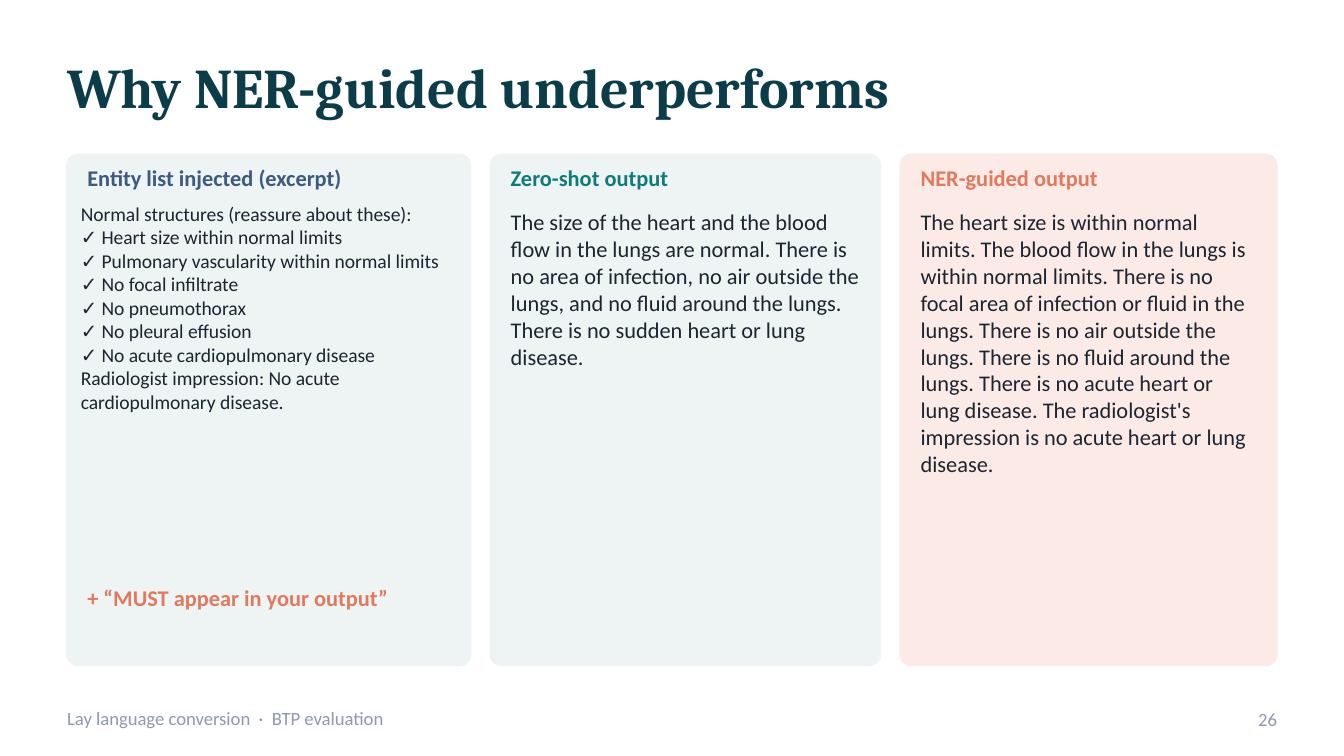
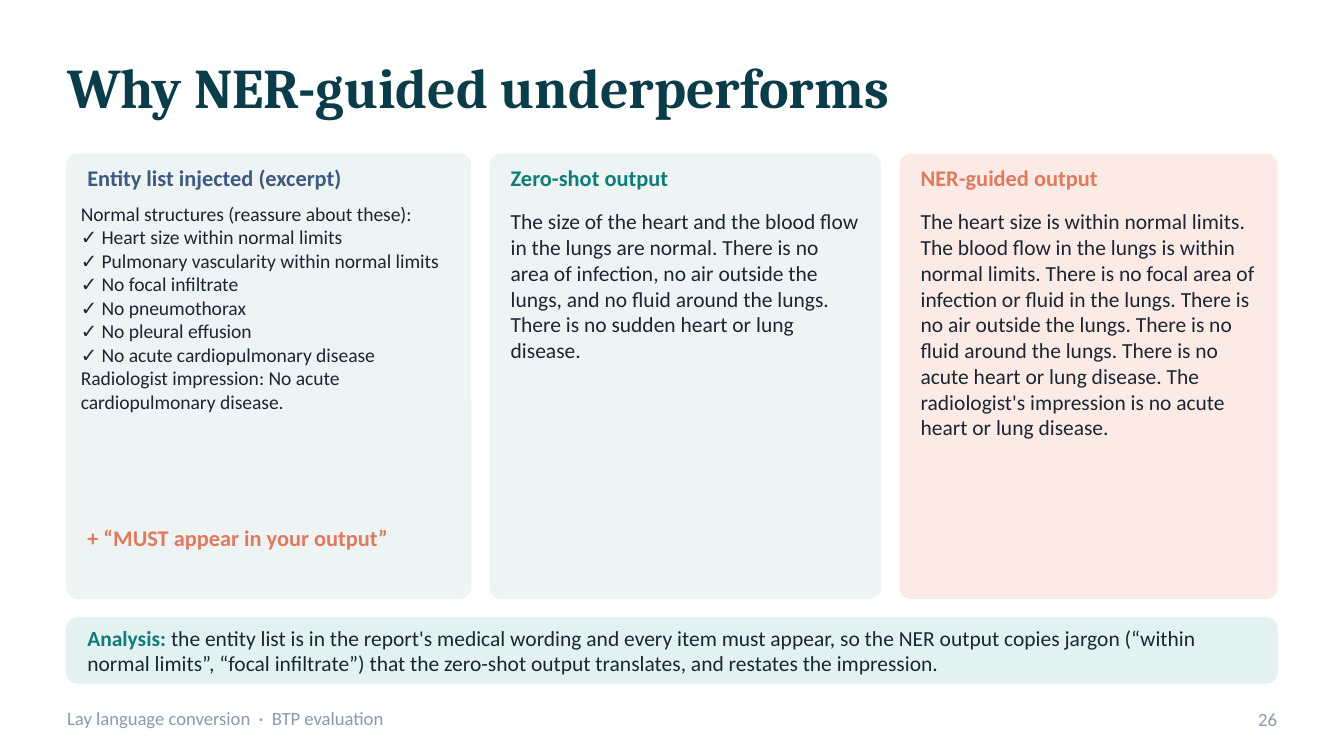
Before and after one commit to bibesgotthevibes/btp-Project, a slide deck: slide 26 of docs/BTP_Lay_Language_Conversion_Evaluation.pptx. Drawn at 1344x756 pixels with LibreOffice and Linux fonts; fonts in the diff are those of the drawing. Boxes give left, top, right and bottom in pixels: in the first picture for what was removed or moved away, otherwise in the second. Text is boxed around its words. In the diff, an @@ line names an element or a change of style, - is before the commit and + after.

```diff
--- a/docs/BTP_Lay_Language_Conversion_Evaluation.pptx
+++ b/docs/BTP_Lay_Language_Conversion_Evaluation.pptx
@@ rounded rectangle: place and size @@
-rounded rectangle at <box>67,155,470,665</box>
+rounded rectangle at <box>67,155,470,598</box>
@@ rounded rectangle: place and size @@
-rounded rectangle at <box>491,155,880,665</box>
+rounded rectangle at <box>491,155,880,598</box>
@@ rounded rectangle: place and size @@
-rounded rectangle at <box>900,155,1277,665</box>
+rounded rectangle at <box>900,155,1277,598</box>
@@ text "The size of the heart ..." at <box>511,214,858,358</box>: size 12 to 11.5 pt @@
@@ text "The heart size is within ..." at <box>921,214,1254,439</box>: size 12 to 11.5 pt @@
@@ text "+ “MUST appear in your ...": place and size @@
-text "+ “MUST appear in your ..." at <box>103,589,388,610</box>
+text "+ “MUST appear in your ..." at <box>103,529,388,550</box>
@@ rounded rectangle added at <box>67,618,1277,683</box>, fill #E3F1F0, outline #E3F1F0 1 pt @@
@@ text added at <box>87,630,1195,675</box>, 11.5 pt, text #1B2631 @@
+Analysis: the entity list is in the report's medical wording and every item must appear, so the NER output copies jargon (“within normal limits”, “focal infiltrate”) that the zero-shot output translates, and restates the impression.
```
Also in this commit, not shown: 9 other slides changed.
